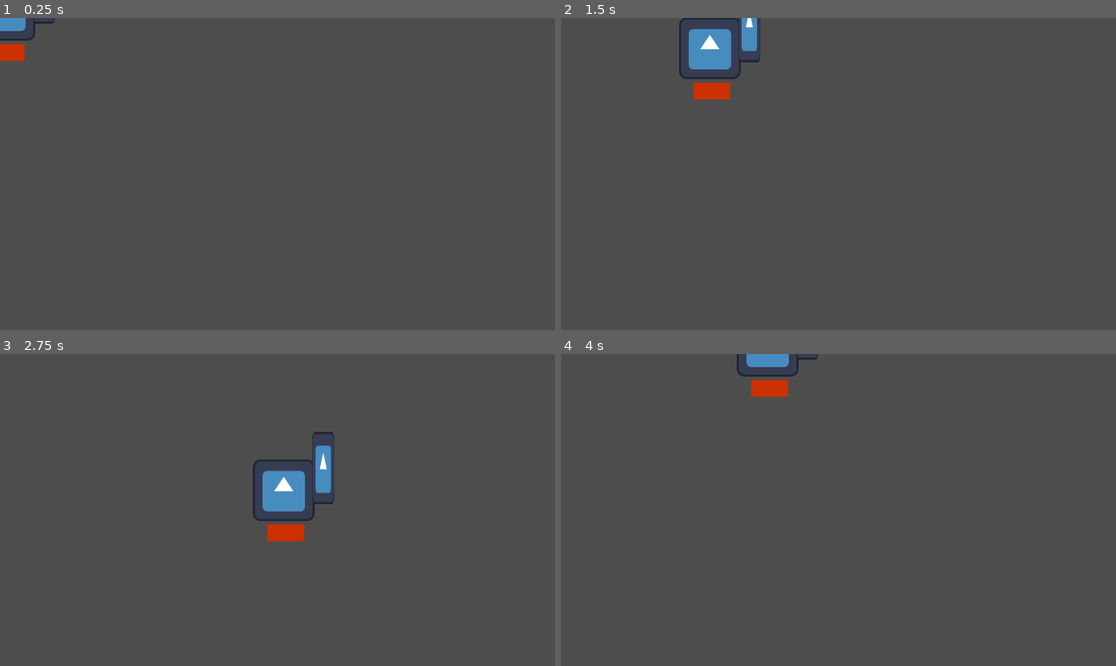
Above: before the commit, frames 1-4 (two rows, left to right).
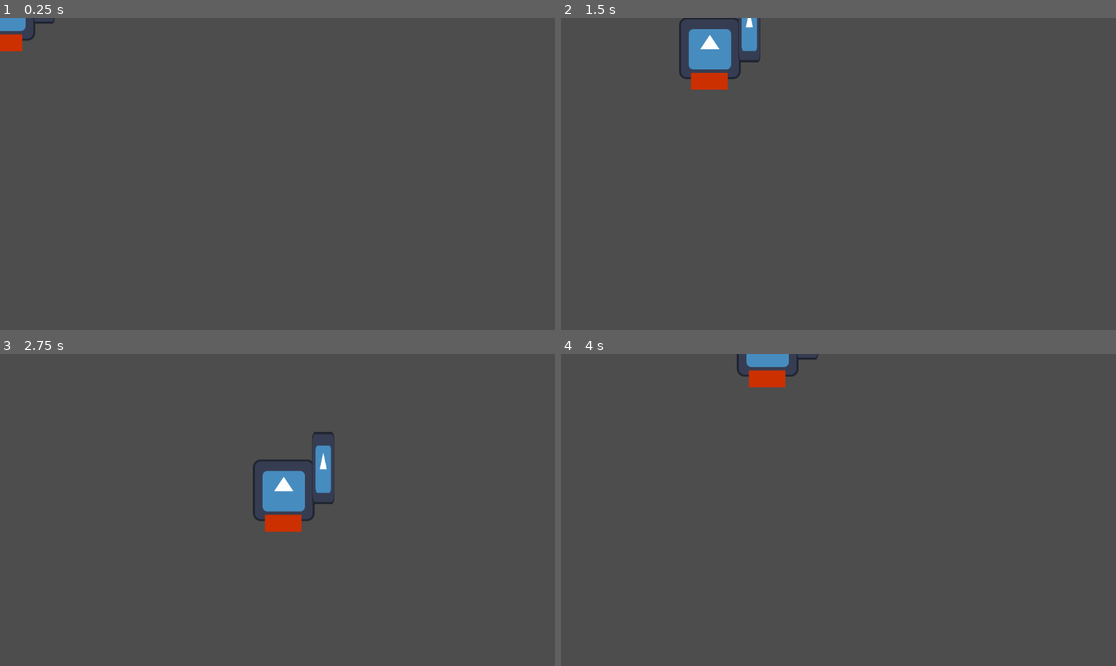
Above: after the commit, the same moments.

Repository: Santos2233452/RealLavaCity
Game: Godot game, scene res://player.tscn
Two runs of this game, one before a commit and one after it. Both use one fixed random seed, a clock stepped at 60 frames per second and the inputs below. The engine's default icon, where the game draws it, is replaced by a stand-in: a white triangle on a blue panel in a dark square.
Inputs:
- Up to frame 1 (0.25 s): no input
- Up to frame 2 (1.5 s): tap Enter at 0.5 s; hold D (right) 0.53-1.28 s; tap E (attack) at 0.6, 1.35 s; hold S (down) from 1.28 s (still down)
- Up to frame 3 (2.75 s): release S (down) at 2.03 s; hold D (right) from 2.03 s (still down); tap E (attack) at 2.1 s
- Up to frame 4 (4 s): release D (right) at 2.78 s; hold W (up) 2.78-3.53 s; tap E (attack) at 2.85, 3.6 s; hold A (left) from 3.53 s (still down)

The runs differ from the first frame. In frame 1, 0.3% of the frame differs, in the area x 0-5%, y 5-14%; in frame 2, 0.4%; in frame 3, 0.5%, in the area x 47-55%, y 51-61%; in frame 4, 0.5%.

Commit message:
Health bar kinda done

Diff:
--- a/enemy.tscn
+++ b/enemy.tscn
@@ -1,7 +1,8 @@
-[gd_scene load_steps=6 format=3 uid="uid://cks6xktgwulcj"]
+[gd_scene load_steps=7 format=3 uid="uid://cks6xktgwulcj"]
 
 [ext_resource type="Script" uid="uid://cphfkquwii64c" path="res://enemy.gd" id="1_4gyqm"]
 [ext_resource type="Texture2D" uid="uid://cfv1u86mw0ru5" path="res://icon.svg" id="2_qi2p4"]
+[ext_resource type="PackedScene" uid="uid://cqf2lwbh2u8n6" path="res://health_bar.tscn" id="3_qi2p4"]
 
 [sub_resource type="CircleShape2D" id="CircleShape2D_iifgy"]
 radius = 294.5505
@@ -38,6 +39,12 @@
 shape = SubResource("CircleShape2D_4gyqm")
 debug_color = Color(0.9228791, 0.23156068, 0.3975508, 0.41960785)
 
+[node name="HealthBar" parent="." instance=ExtResource("3_qi2p4")]
+offset_left = -39.0
+offset_top = -126.0
+offset_right = 60.0
+offset_bottom = -83.0
+
 [connection signal="body_entered" from="detection_area" to="." method="_on_detection_area_body_entered"]
 [connection signal="body_exited" from="detection_area" to="." method="_on_detection_area_body_exited"]
 [connection signal="body_entered" from="enemy_hitbox" to="." method="_on_enemy_hitbox_body_entered"]
--- a/game.tscn
+++ b/game.tscn
@@ -6,7 +6,7 @@
 [node name="game" type="Node2D"]
 
 [node name="player" parent="." instance=ExtResource("1_e2o6t")]
-position = Vector2(92, 180)
+position = Vector2(89, 169)
 
 [node name="enemy" parent="." instance=ExtResource("2_feb5d")]
 position = Vector2(474, 202)
--- a/health_bar.gd
+++ b/health_bar.gd
@@ -10,7 +10,7 @@
 	min_value_amount = parent.health_min
 
 func process(delta):
-	print(parent.health)
+	self.value = parent.health
 	if parent.health != max_value_amount:
 		self.visible = true
 		if parent.health == min_value_amount:
--- a/health_bar.tscn
+++ b/health_bar.tscn
@@ -7,6 +7,10 @@
 
 [sub_resource type="StyleBoxFlat" id="StyleBoxFlat_m7ell"]
 bg_color = Color(0.36456057, 0.6941625, 0.2357758, 1)
+corner_radius_top_left = 4
+corner_radius_top_right = 4
+corner_radius_bottom_right = 4
+corner_radius_bottom_left = 4
 
 [node name="HealthBar" type="ProgressBar"]
 offset_left = -27.0
--- a/player.gd
+++ b/player.gd
@@ -4,7 +4,7 @@
 @export var speed = 400
 
 
-var health = 200
+var health = 100
 var health_max = 100
 var health_min = 0
 var player_alive = true
--- a/player.tscn
+++ b/player.tscn
@@ -85,10 +85,10 @@
 position = Vector2(13, -34)
 
 [node name="HealthBar" parent="." instance=ExtResource("4_hqtel")]
-offset_left = -25.0
-offset_top = 54.0
-offset_right = 51.0
-offset_bottom = 89.0
+offset_left = -30.0
+offset_top = 34.0
+offset_right = 46.0
+offset_bottom = 69.0
 
 [connection signal="body_entered" from="player_hitbox" to="." method="_on_player_hitbox_body_entered"]
 [connection signal="body_exited" from="player_hitbox" to="." method="_on_player_hitbox_body_exited"]
